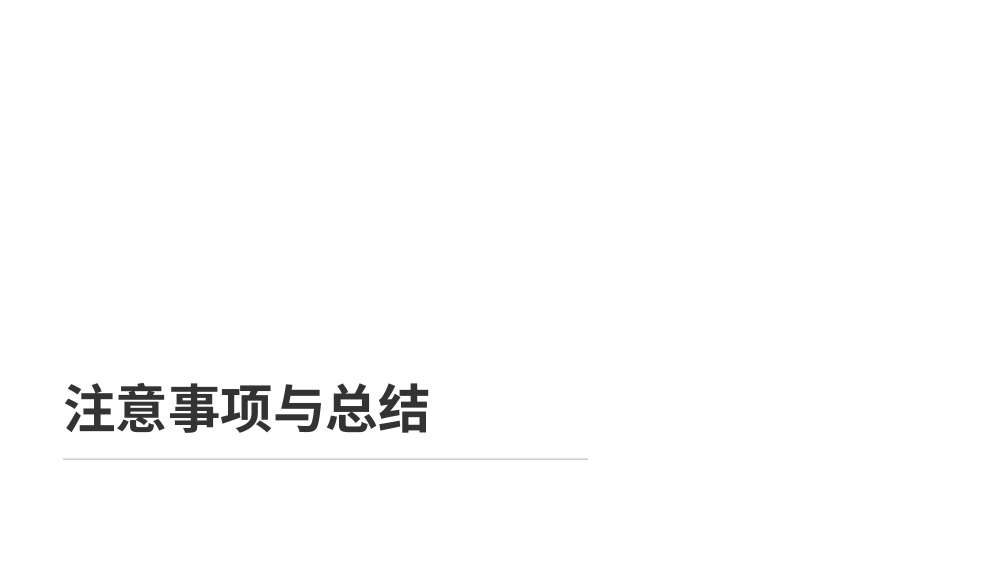
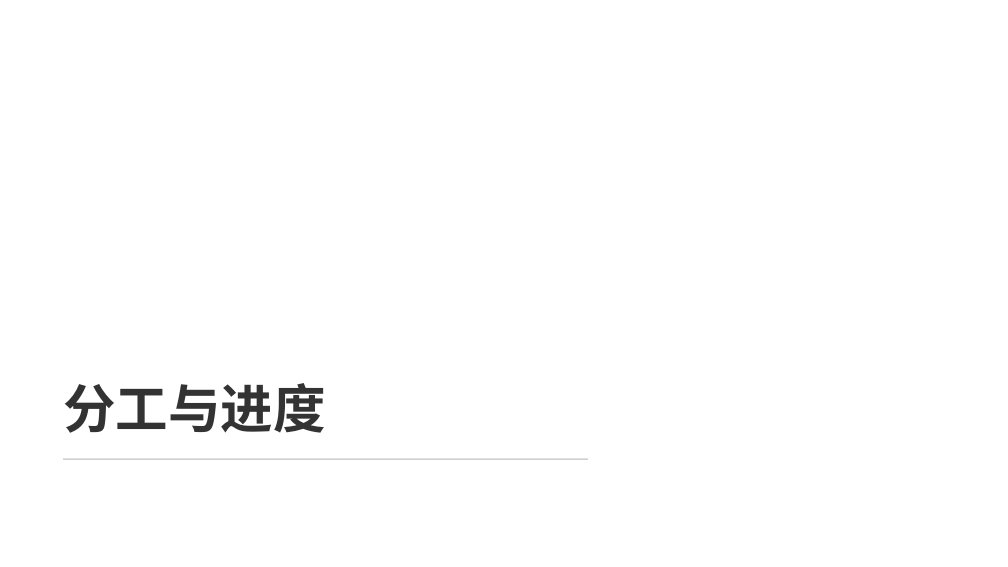
Before and after one commit to anymore131/mini-erp, a slide deck: slide 18 of 基于Spring Cloud的小型ERP系统设计.pptx. Drawn at 1008x567 pixels with LibreOffice and Linux fonts; fonts in the diff are those of the drawing; background and template pictures are left out. Boxes give left, top, right and bottom in pixels: in the first picture for what was removed or moved away, otherwise in the second. Text is boxed around its words. In the diff, an @@ line names an element or a change of style, - is before the commit and + after.

```diff
--- a/基于Spring Cloud的小型ERP系统设计.pptx
+++ b/基于Spring Cloud的小型ERP系统设计.pptx
@@ text at box(63, 383, 326, 433): text changed @@
-注意事项与总结
+分工与进度
```
Also in this commit, not shown: 11 other slides changed, 9 slides added, 9 slides removed.
